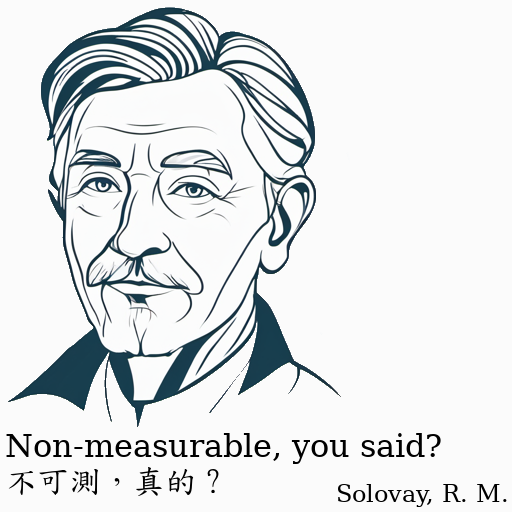
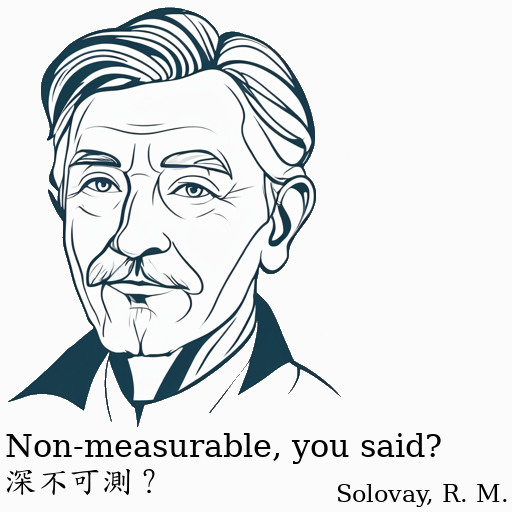
Layer changes from the first 512px x 512px image to the second:
painted on "Non-measurable, you said? ..." over (6, 467, 219, 496)
